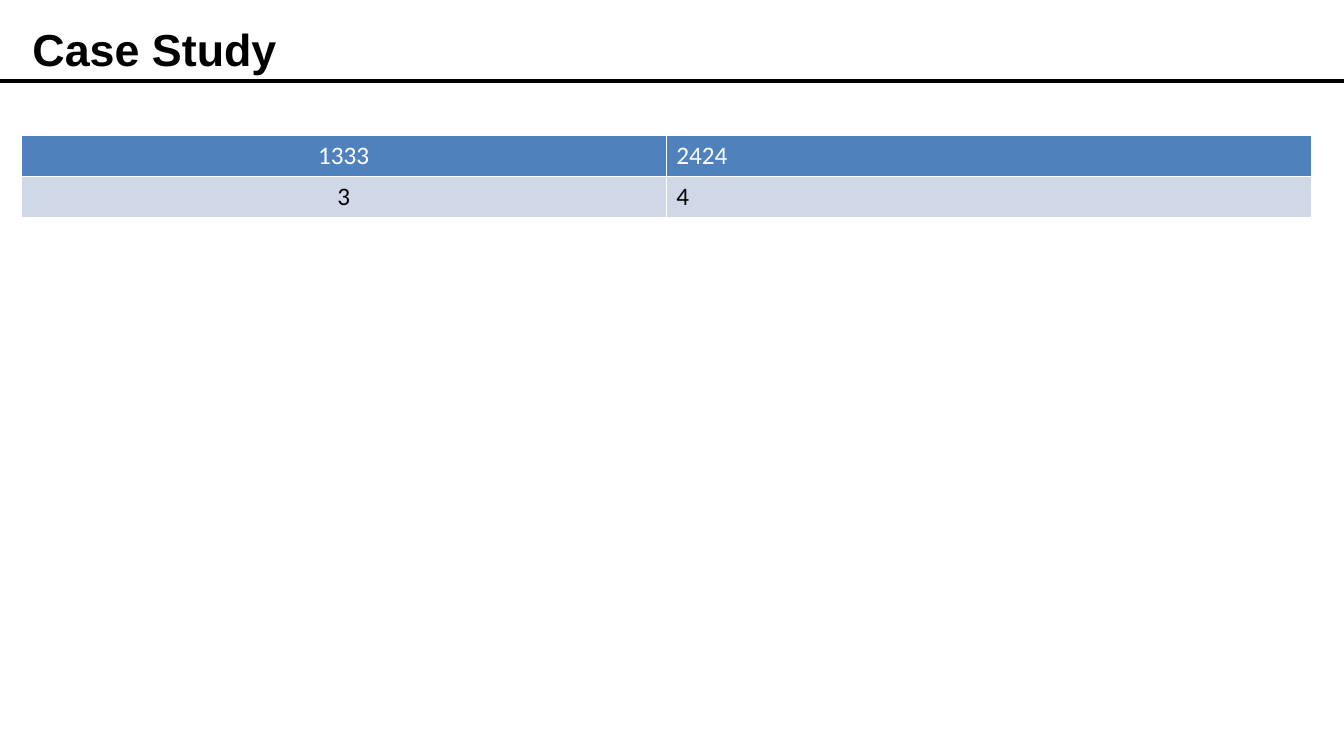
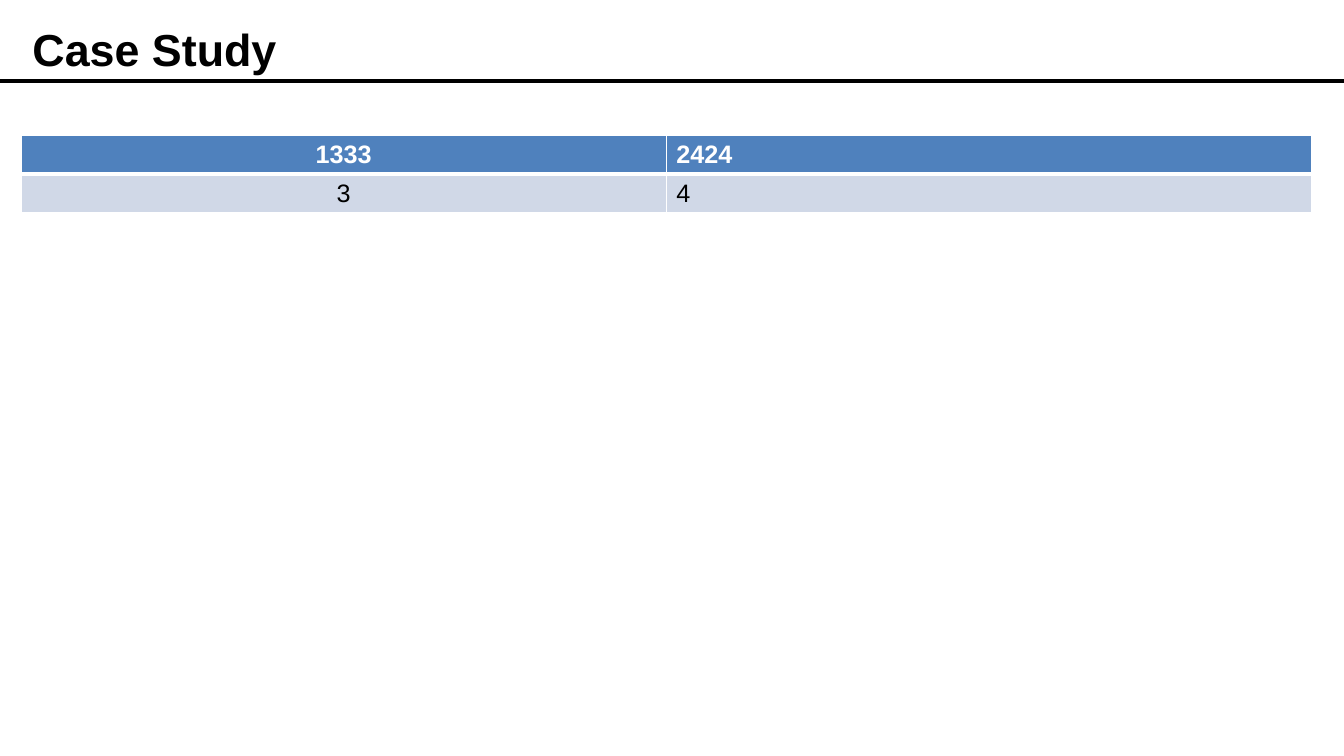
Before and after one commit to 4Tel/blog_test, a slide deck: slide 3 of static/slide.pptx. Drawn at 1344x756 pixels with LibreOffice and Linux fonts; fonts in the diff are those of the drawing. Boxes give left, top, right and bottom in pixels: in the first picture for what was removed or moved away, otherwise in the second. Text is boxed around its words. In the diff, an @@ line names an element or a change of style, - is before the commit and + after.

Commit message:
v0.04.005 Fix: format.pptx (table font)

```diff
--- a/static/slide.pptx
+++ b/static/slide.pptx
@@ table at (21, 136, 1312, 740) @@
@@ font Calibri to Arial @@
@@ bold on in "1333", "2424" @@
```
Also in this commit, not shown: 2 other slides changed, 3 other files.
